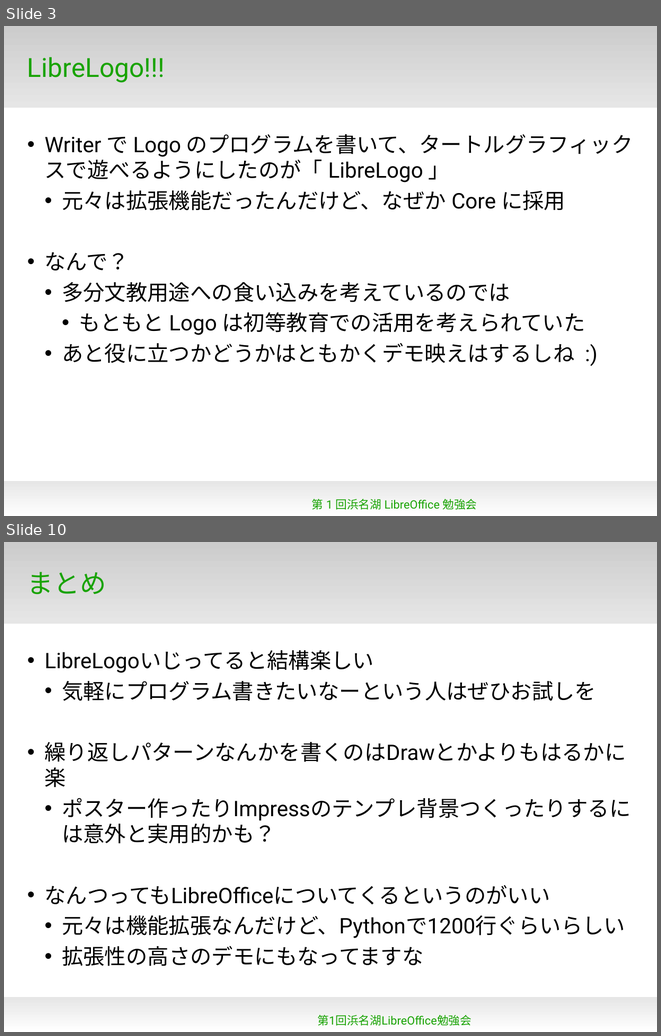
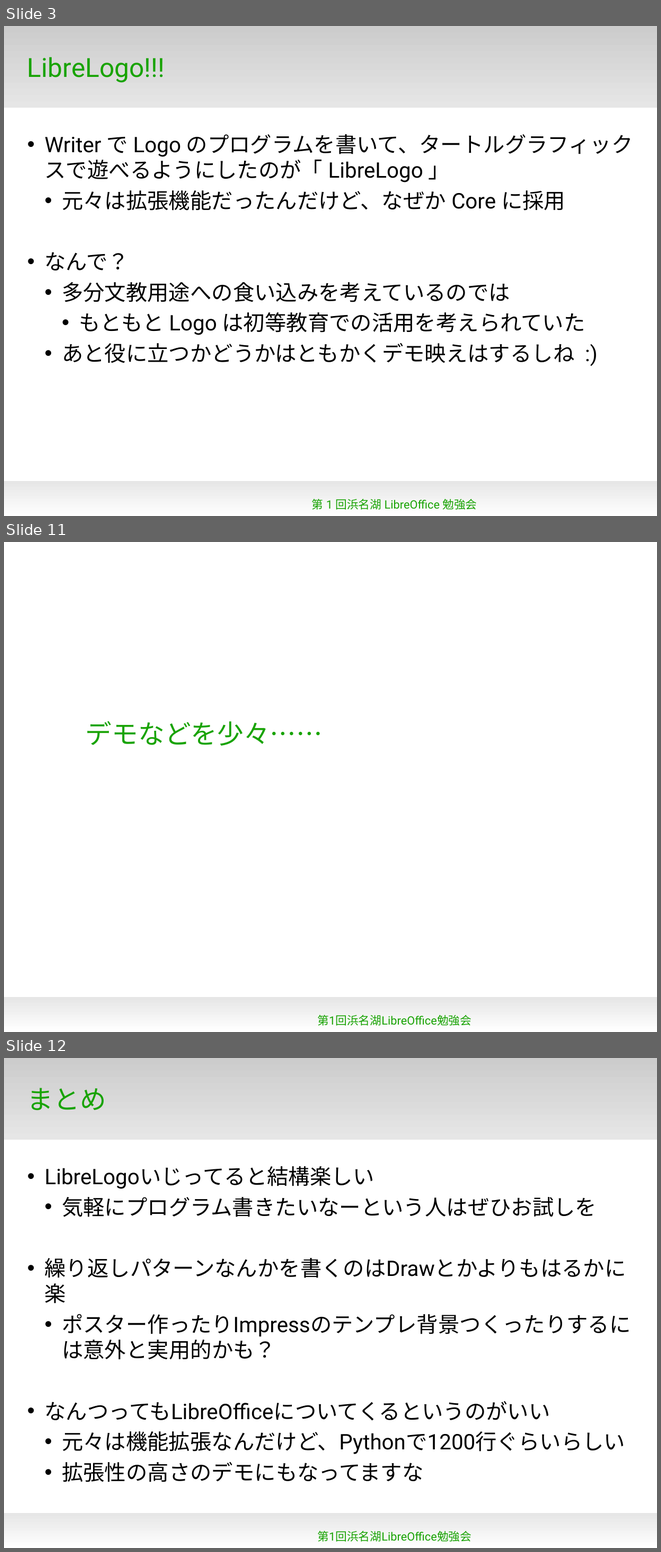
Before and after one commit to naruoga/KantoLibreOffice, a slide deck: Apr2013/LibreLogo.odp. Shown one above the other, each under a label of ours: slides 3 and 10 before the commit, slides 3, 11 and 12 after it; the slides between them are not shown. The pictures are 661x1036 and 661x1552 pixels, drawn with LibreOffice and Linux fonts; fonts in the diff are those of the drawing; background and template pictures are left out. Boxes give left, top, right and bottom in pixels: in the first picture for what was removed or moved away, otherwise in the second. Text is boxed around its words. In the diff, an @@ line names an element or a change of style, - is before the commit and + after.

```diff
--- a/Apr2013/LibreLogo.odp
+++ b/Apr2013/LibreLogo.odp
@@ slide 11 added at (4,542,657,1032), background #FFFFFF; not listed: 1 template element that a slide beside it also shows @@
@@ title added at (86,721,323,746), 32 pt, text #18A303 @@
+デモなどを少々……
@@ text added at (317,1014,471,1025), 14 pt, text #18A303 @@
+第1回浜名湖LibreOffice勉強会
@@ what was slide 10 is now slide 12 @@
```
Also in this commit, not shown: 6 slides changed, 2 other slides added, 1 slide removed, 5 other files.
